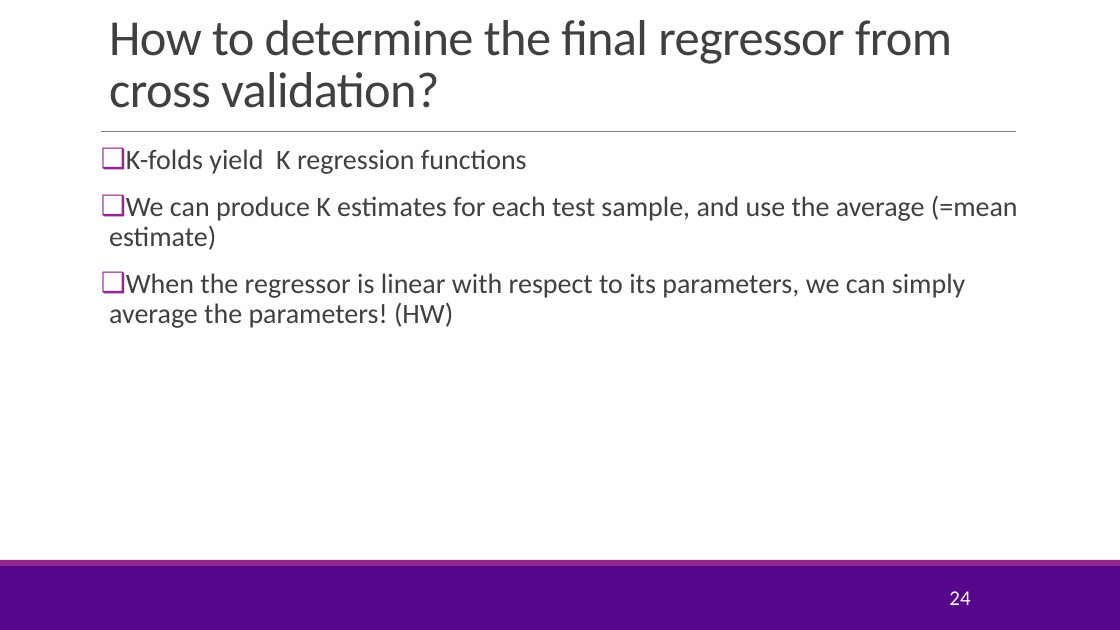
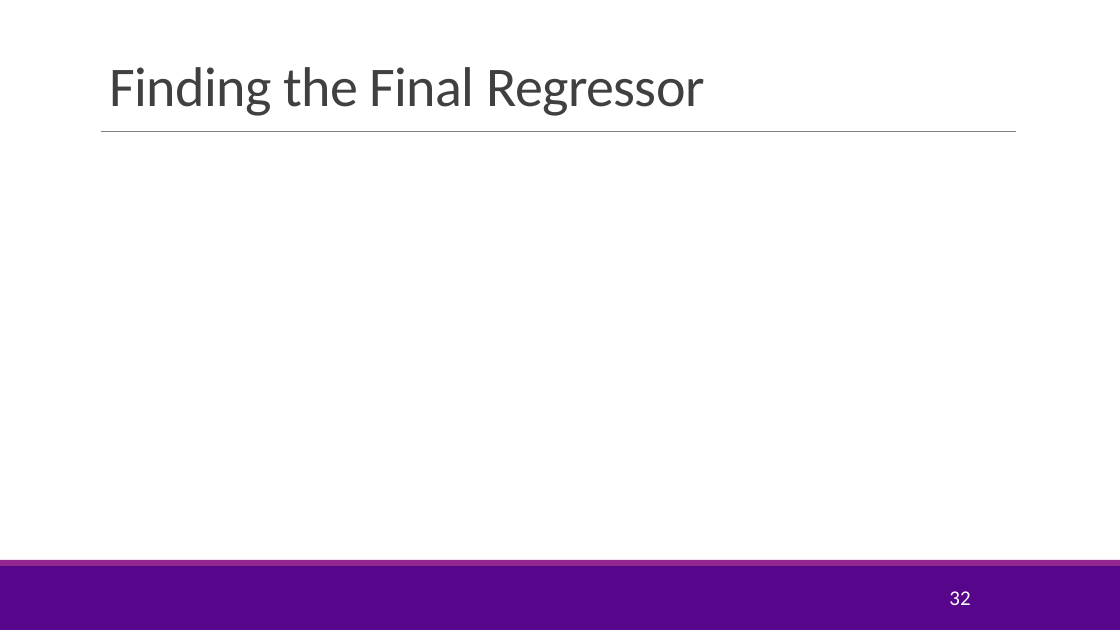
Before and after one commit to sdrangan/introml, a slide deck: slide 32 of lectures/Lect05_Lasso.pptx (slide 24 before the commit). Drawn at 1120x630 pixels with LibreOffice and Linux fonts; fonts in the diff are those of the drawing; grey boxes stand for pictures; background and template pictures are left out. Boxes give left, top, right and bottom in pixels: in the first picture for what was removed or moved away, otherwise in the second. Text is boxed around its words. In the diff, an @@ line names an element or a change of style, - is before the commit and + after.

```diff
--- a/lectures/Lect05_Lasso.pptx
+++ b/lectures/Lect05_Lasso.pptx
@@ title at (109,67,704,116): text changed; size 43.2 to 48 pt @@
-How to determine the final regressor from cross validation?
+Finding the Final Regressor
@@ text removed at (109,149,1018,328) @@
-❑ K-folds yield K regression functions
-❑ We can produce K estimates for each test sample, and use the average (=mean estimate)
-❑ When the regressor is linear with respect to its parameters, we can simply average the parameters! (HW)
@@ page number at (949,591,970,605): text changed @@
-24
+32
```
Also in this commit, not shown: 11 other slides changed, 11 slides added, 3 slides removed, 3 other files.
